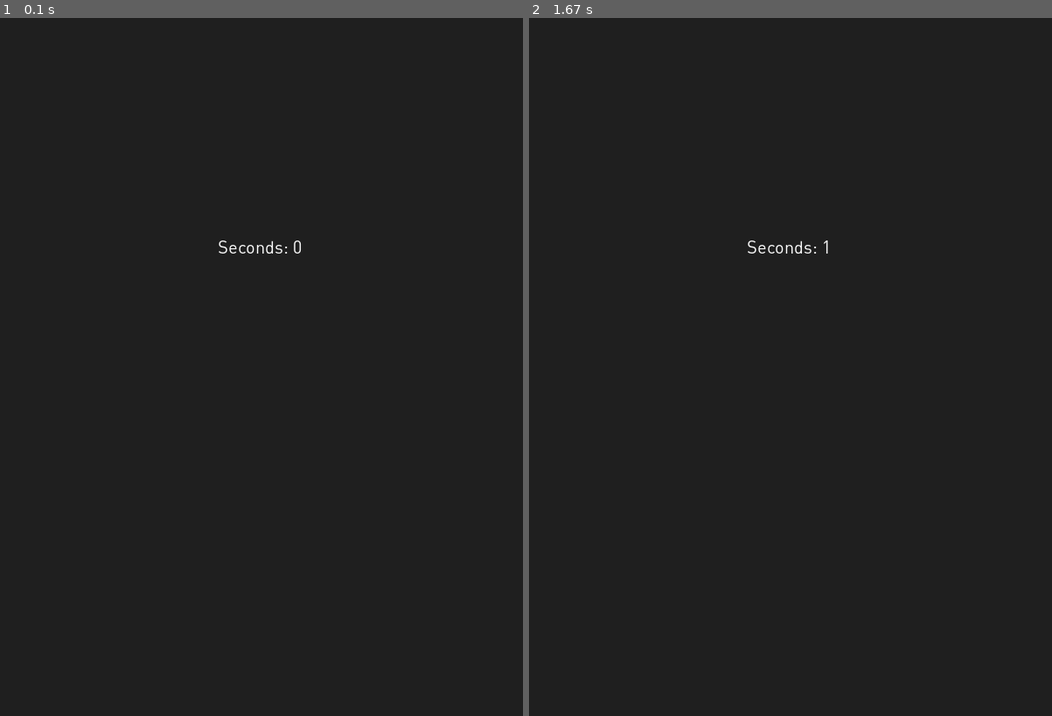
Above: before the commit, frames 1-2 (left to right).
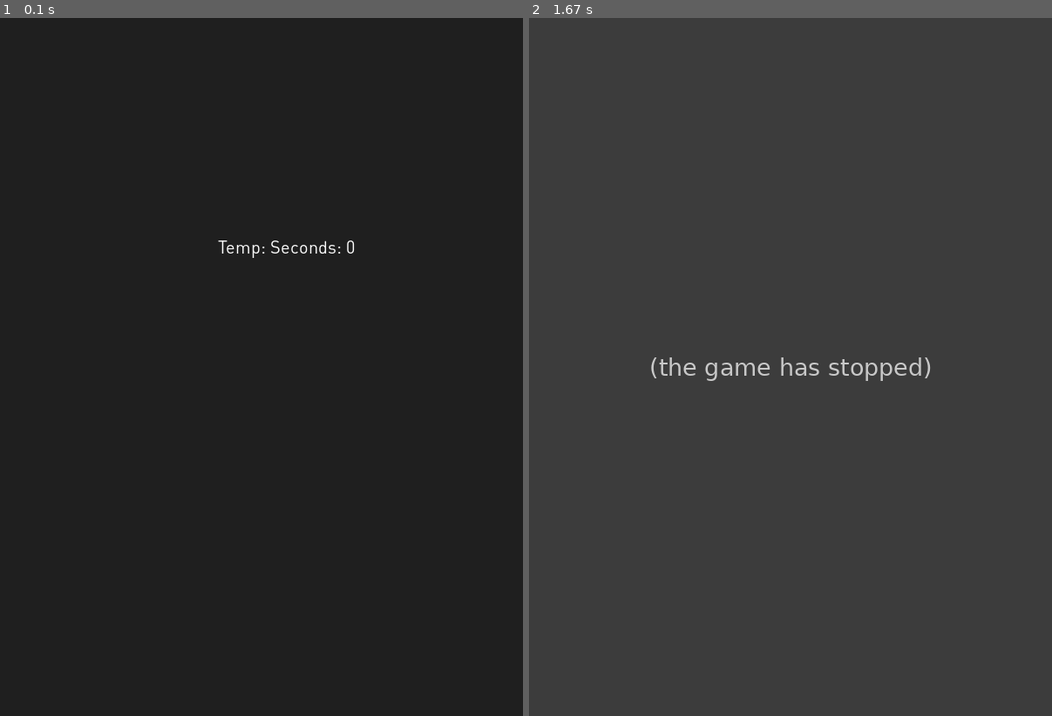
Above: after the commit, the same moments.

Repository: selenazhen/planetParasite
Game: pygame game, started from pygamegame.py
Same seed, same stepped clock (60 frames per second), same inputs: the game is played once before the commit and once after it.
Inputs:
- Up to frame 1 (0.1 s): no input
- Up to frame 2 (1.67 s): hold Left 0.33-0.87 s; hold Down 0.9-1.37 s

The runs differ from the first frame. In frame 1, 0.2% of the frame differs, in the area x 41-68%, y 31-35%; in frame 2, 100%, in the area x 0-100%, y 0-100%.
Error after the commit: AttributeError: 'PygameGame' object has no attribute 'planetList' (pygamegame.py line 81); the game stopped at 0.33 s (later frames are placeholders)

Commit message:
planets appearing update

Diff:
--- a/Game.py
+++ b/Game.py
@@ -6,9 +6,7 @@
 
 '''
 Game.py
-
 Actually implements the game
-Lukas Peraza, 2015 for 15-112 Pygame Lecture
 '''
 
 CHARCOAL = (31,31,31)
@@ -23,12 +21,13 @@
         self.planetList = [ ]
 
     def keyPressed(self, code, mod):
-        if code ==
+        pass
+
     def timerFired(self, dt):
         pass
+
     def redrawAll(self, screen):
 
-        # print (self.frameCount)
         if self.frameCount % 50 == 0:
             planet = planetCoords()
             self.planetList.append(planet)
@@ -47,8 +46,7 @@
 
         for planet in self.planetList:
             pygame.draw.circle(screen, WHITE,(planet[0],planet[1]),
-                            w//30, 2) #testing circle
-
+                            w//30, 2) #making planets
 
         pygame.draw.rect(screen, CHARCOAL,(0, 0, w, m)) #border top rect
         pygame.draw.rect(screen, CHARCOAL,(0, 0, m, h)) #border bottom rect
--- a/Planet.py
+++ b/Planet.py
@@ -39,5 +39,5 @@
     x = random.randrange(planetSize, screenWidth - planetSize)
     y = random.randrange(planetSize, screenHeight - planetSize)
 
-    print ((x,y))
-    return ((x,y))
+    # print ((x,y))
+    return ([x,y])
--- a/pygamegame.py
+++ b/pygamegame.py
@@ -1,8 +1,5 @@
 '''
 pygamegame.py
-Citations:
---General format: Lukas Peraza for 15-112 F15 Pygame Optional Lecture, 11/11/15
---Time Modules: http://programarcadegames.com/python_examples/f.php?file=timer.py
 
 '''
 import pygame
@@ -46,8 +43,7 @@
         return self._keys.get(key, False)
 
     def __init__(self, width=600, height=800, fps=100, title="PLANET PARASITE"):
-        self.width = width
-        self.height = height
+        self.width, self.height = width, height
         self.margin= self.width//8
         self.fps = fps
         self.title = title
@@ -82,13 +78,19 @@
         while playing:
             for event in pygame.event.get():
                 if (event.type == pygame.KEYDOWN) and (event.key == K_LEFT):
-                    self.parasiteX -= self.speed
+                    for planet in self.planetList:
+                        planet[0] -= self.speed
                 elif (event.type == pygame.KEYDOWN) and (event.key == K_RIGHT):
-                    self.parasiteX += self.speed
+                    for planet in self.planetList:
+                        planet[0] += self.speed
                 elif (event.type == pygame.KEYDOWN) and (event.key == K_UP):
-                    self.parasiteY -= self.speed
+                    for planet in self.planetList:
+                        planet[1] -= self.speed
                 elif (event.type == pygame.KEYDOWN) and (event.key == K_DOWN):
-                    self.parasiteY += self.speed
+                    for planet in self.planetList:
+                        planet[1] += self.speed
+                elif (event.type == pygame.KEYDOWN) and (event.key == K_ESCAPE):
+                    playing = False
                 elif event.type == pygame.QUIT:
                     playing = False
             screen.fill(CHARCOAL)
@@ -108,7 +110,7 @@
 
             # Use python string formatting to format in leading zeros
             # output_string = "Time: {0:02}:{1:02}".format(minutes, seconds)
-            output_string = "Seconds: {0:01}".format(self.totalSeconds)
+            output_string = "Temp: Seconds: {0:01}".format(self.totalSeconds)
 
             # Blit to the screen
             text = basicfont.render(output_string, True, WHITE)
Not shown, changed: README.md
